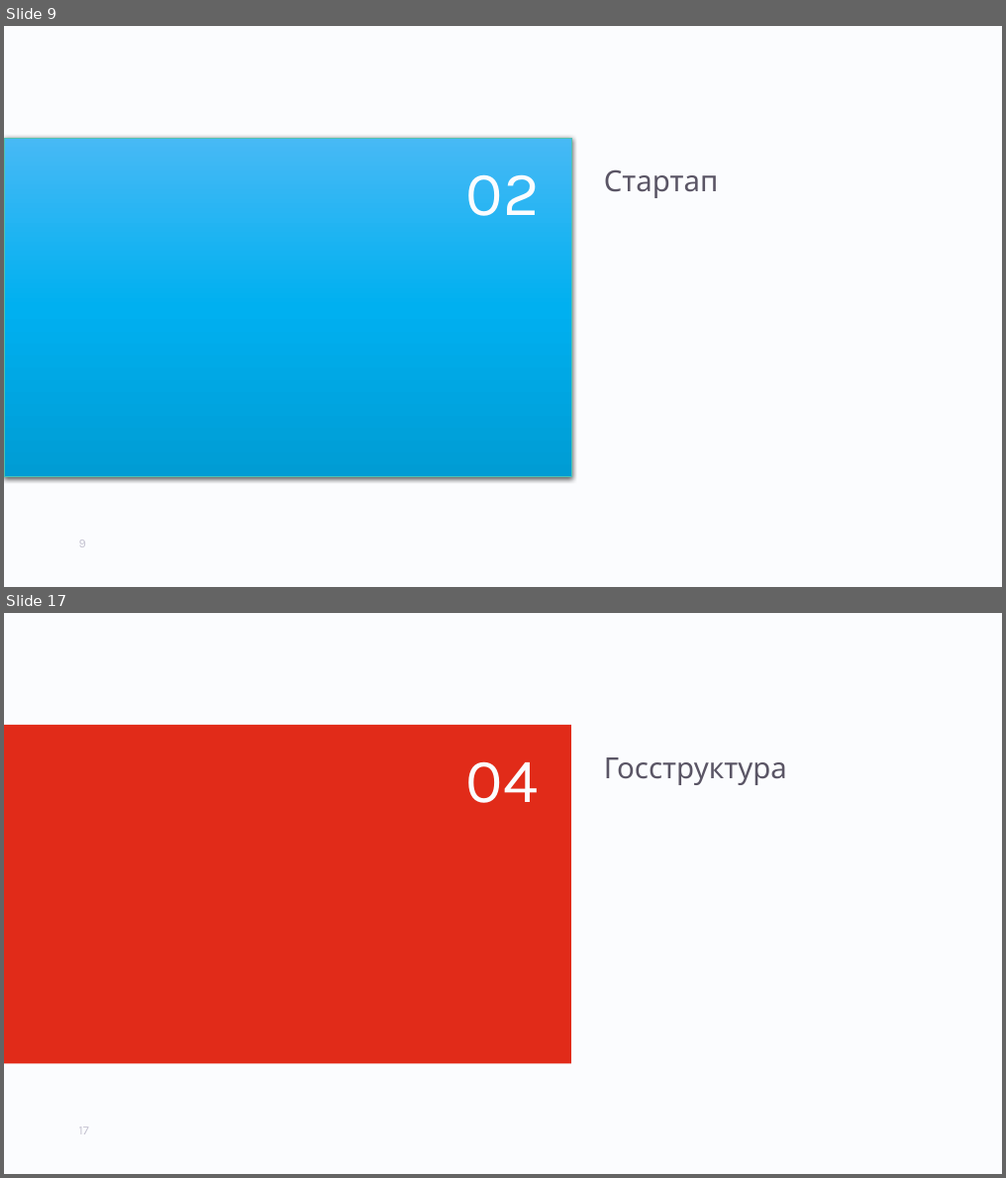
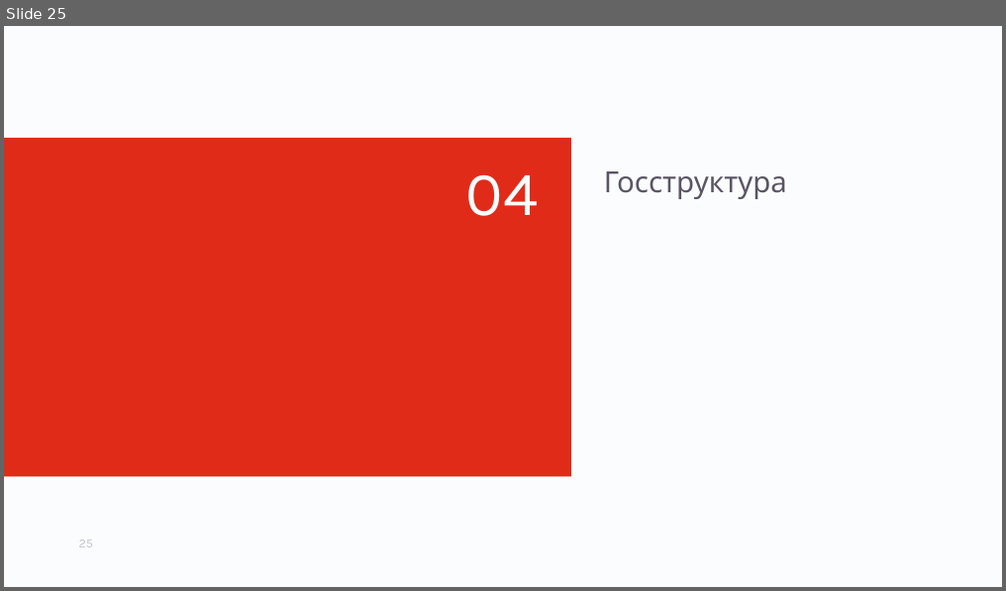
Before and after one commit to aptakhin/talks, a slide deck: 2021-Ptakhin-Hiring.pptx. Shown one above the other, each under a label of ours: slides 9 and 17 before the commit, slide 25 after it; the slides between them are not shown. The pictures are 1006x1178 and 1006x591 pixels, drawn with LibreOffice and Linux fonts; fonts in the diff are those of the drawing; background and template pictures are left out. Boxes give left, top, right and bottom in pixels: in the first picture for what was removed or moved away, otherwise in the second. Text is boxed around its words. In the diff, an @@ line names an element or a change of style, - is before the commit and + after.

```diff
--- a/2021-Ptakhin-Hiring.pptx
+++ b/2021-Ptakhin-Hiring.pptx
@@ slide 9 removed at box(4, 26, 1002, 587), background #FBFCFE @@
@@ rectangle removed at box(4, 138, 571, 476) @@
@@ text removed at box(604, 170, 719, 198) @@
-Стартап
@@ text removed at box(466, 174, 540, 216) @@
-02
@@ page number removed at box(79, 540, 86, 548) @@
-9
@@ what was slide 17 is now slide 25 @@
@@ page number at box(79, 540, 93, 548): text changed @@
-17
+25
```
Also in this commit, not shown: 6 slides changed, 19 slides added, 12 other slides removed, 2 other files.
